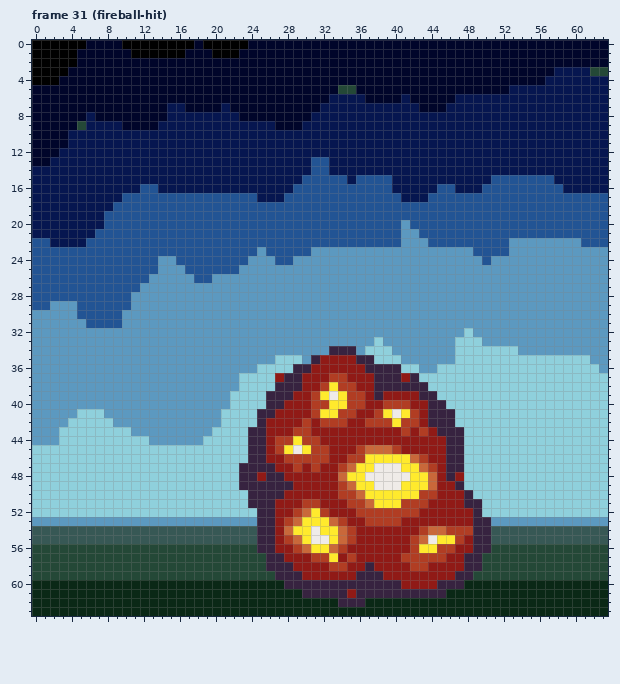
A pixel-art file gets an edit: ludum42/art/JUNCAR-PALETTE-NECROMANCER.aseprite. That is the earlier state.
64x64 pixels, 47 frames. Shown: frame 31 (fireball-hit). The commit also changed other frames, which this record leaves out.
And afterwards:
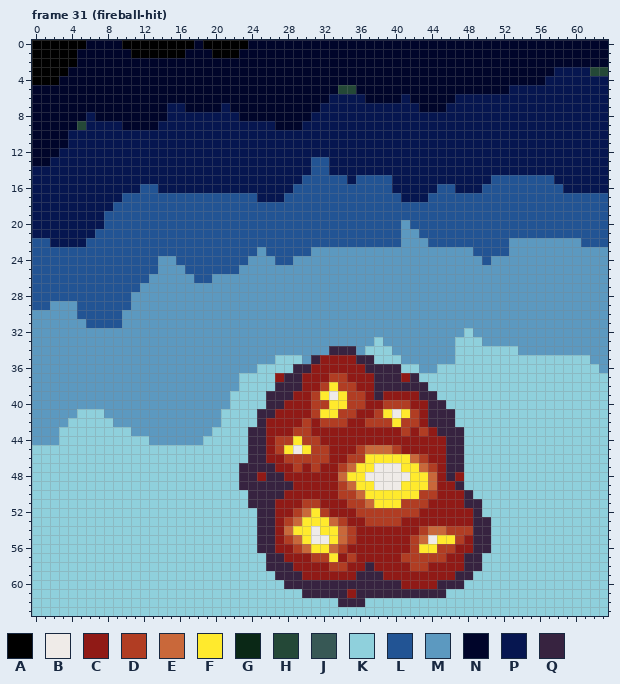
Palette (. is transparent): A #000000  B #efebe8  C #901a16  D #b13d23  E #c9683a  F #ffea2d  G #0a2816  H #244837  J #375855  K #8fd0dc  L #225494  M #5c99c0  N #00052a  P #061650  Q #372340
The edit:
layer "Background" now hidden
layer "ground" now hidden
Frame 31 (fireball-hit):
Colour K replaces colour G in row 60 at x 0 to 27 and 48 to 63; in row 61 at x 0 to 29 and 46 to 63; in row 62 at x 0 to 33 and 37 to 63; in row 63 at x 0 to 63.
Colour K replaces colour H in row 56 at x 0 to 24 and 51 to 63; in rows 57 to 58 at x 0 to 25 and 50 to 63; in row 59 at x 0 to 26 and 49 to 63.
Colour K replaces colour J in rows 54 to 55 at x 0 to 24 and 51 to 63.
Colour K replaces colour M in row 53 at x 0 to 24 and 51 to 63.
Boxes around the changes in both pictures, in picture pixels (x1, y1, x2, y2):
changed: (32, 517, 608, 616)
